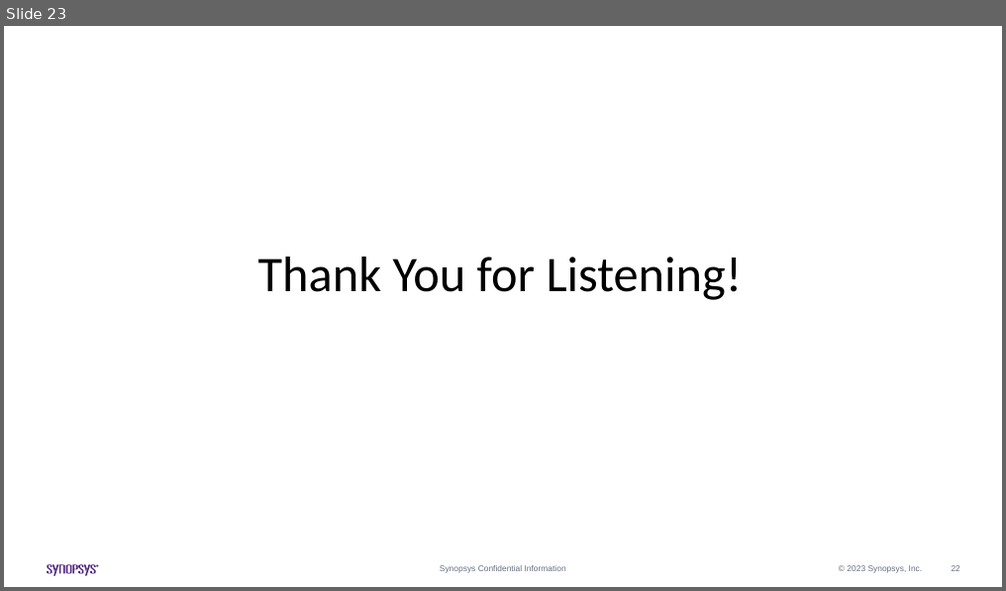
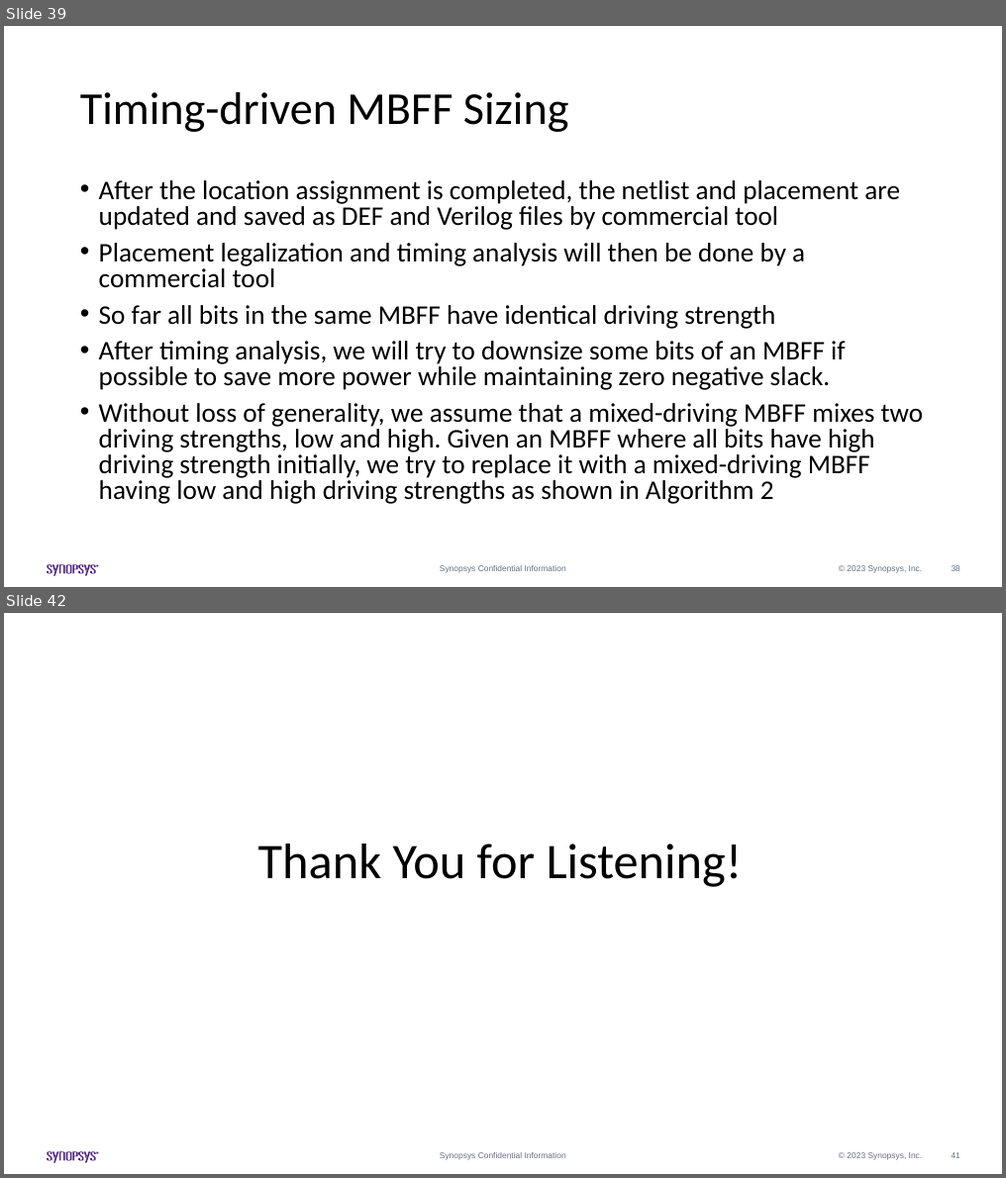
Before and after one commit to Pacific-Feng-Studuies/Studied-Papers, a slide deck: Synopsys Intern/Generation of Mixed-Driving Multi-Bit Flip-Flops for Power/Generation of Mixed-Driving Multi-Bit Flip-Flops for Power.pptx. Shown one above the other, each under a label of ours: slide 23 before the commit, slides 39 and 42 after it; the slides between them are not shown. The pictures are 1006x591 and 1006x1178 pixels, drawn with LibreOffice and Linux fonts; fonts in the diff are those of the drawing. Boxes give left, top, right and bottom in pixels: in the first picture for what was removed or moved away, otherwise in the second. Text is boxed around its words. In the diff, an @@ line names an element or a change of style, - is before the commit and + after.

```diff
--- a/Synopsys Intern/Generation of Mixed-Driving Multi-Bit Flip-Flops for Power/Generation of Mixed-Driving Multi-Bit Flip-Flops for Power.pptx
+++ b/Synopsys Intern/Generation of Mixed-Driving Multi-Bit Flip-Flops for Power/Generation of Mixed-Driving Multi-Bit Flip-Flops for Power.pptx
@@ slide 39 added at box(4, 26, 1002, 587), background #FFFFFF; not listed: 14 template elements that a slide beside it also shows @@
@@ title added at box(80, 92, 569, 132), 44 pt, text #000000 @@
+Timing-driven MBFF Sizing
@@ text added at box(99, 180, 924, 504), 25.9 pt, text #000000 @@
+• After the location assignment is completed, the netlist and placement are updated and saved as DEF and Verilog files by commercial tool
+• Placement legalization and timing analysis will then be done by a commercial tool
+• So far all bits in the same MBFF have identical driving strength
+• After timing analysis, we will try to downsize some bits of an MBFF if possible to save more power while maintaining zero negative slack.
+• Without loss of generality, we assume that a mixed-driving MBFF mixes two driving strengths, low and high. Given an MBFF where all bits have high driving strength initially, we try to replace it with a mixed-driving MBFF having low and high driving strengths as shown in Algorithm 2
@@ what was slide 23 is now slide 42 @@
@@ page number at box(951, 1153, 960, 1158): text changed @@
-22
+41
```
Also in this commit, not shown: 1 slide changed, 18 other slides added.
